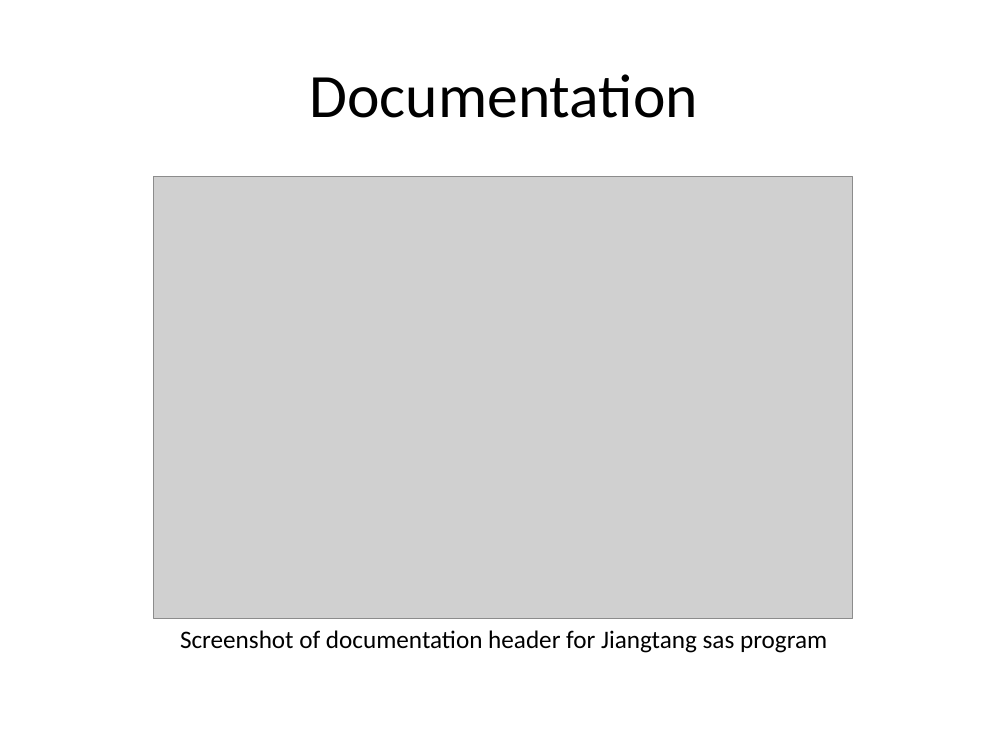
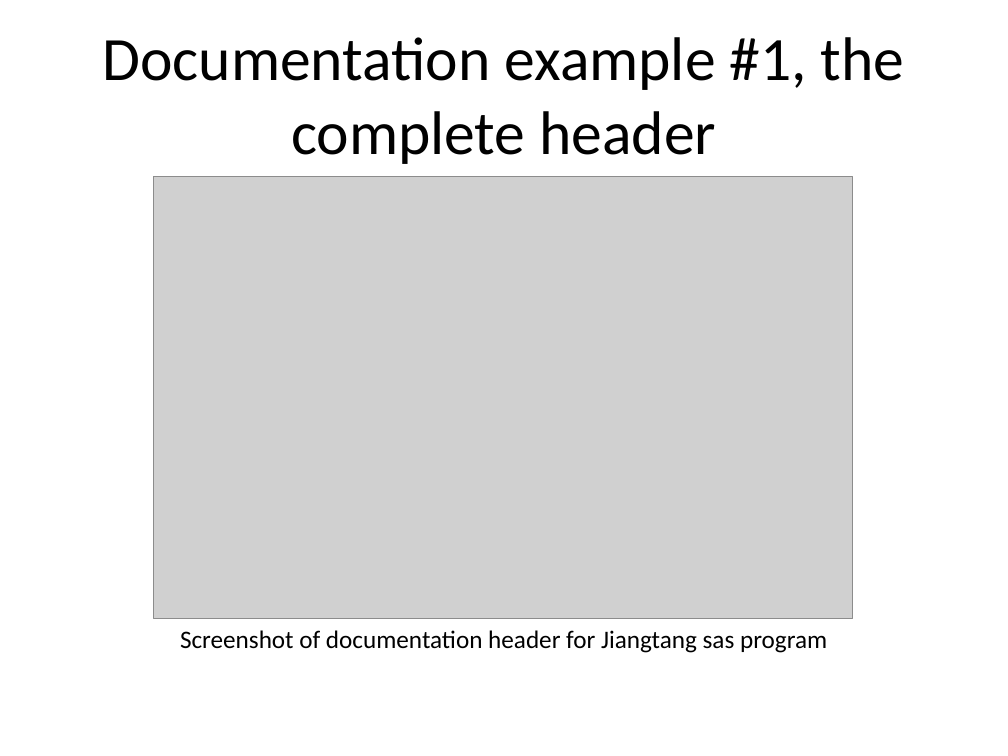
Before and after one commit to pmean/introduction-to-SAS, a slide deck: slide 14 of part0/src/good-documentation.pptx (slide 5 before the commit). Drawn at 1008x756 pixels with LibreOffice and Linux fonts; fonts in the diff are those of the drawing; grey boxes stand for pictures. Boxes give left, top, right and bottom in pixels: in the first picture for what was removed or moved away, otherwise in the second. Text is boxed around its words. In the diff, an @@ line names an element or a change of style, - is before the commit and + after.

Commit message:
Continuing work on good-documentation

```diff
--- a/part0/src/good-documentation.pptx
+++ b/part0/src/good-documentation.pptx
@@ title at box(103, 37, 905, 164): text changed @@
-Documentation
+Documentation example #1, the complete header
```
Also in this commit, not shown: 2 other slides changed, 13 slides added, 3 other files.
